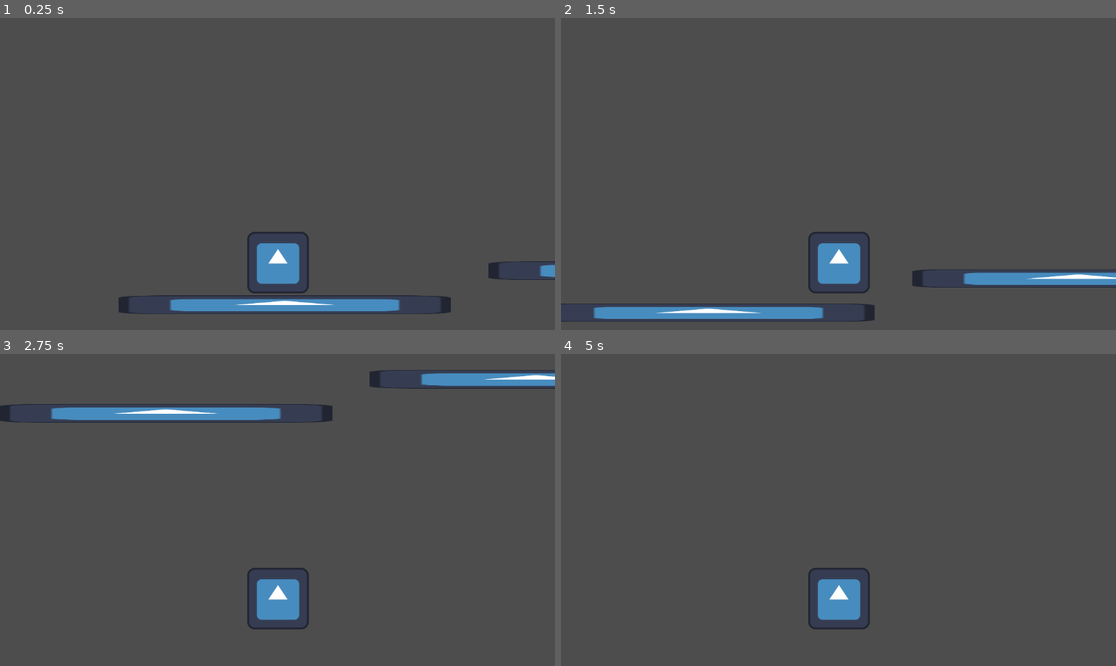
Above: before the commit, frames 1-4 (two rows, left to right).
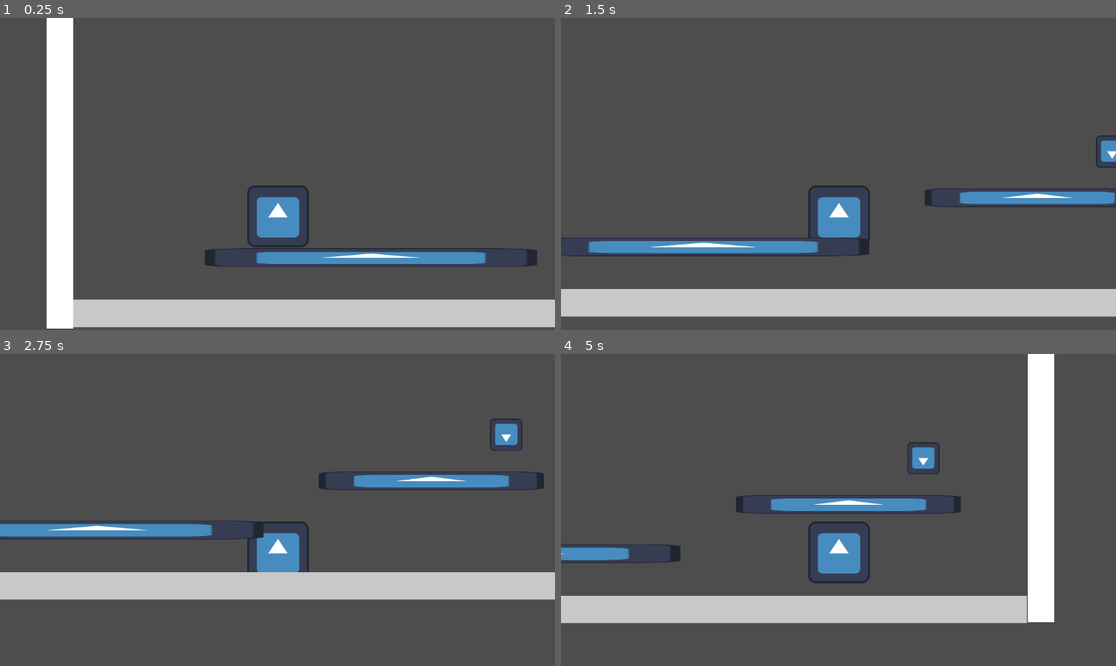
Above: after the commit, the same moments.

Repository: thomaswxu/adventures-in-scramble
Game: Godot game, scene res://Scenes/world.tscn
The game is run twice, just before and just after one commit, with the same random seed, the same clock (stepped at 60 frames per second) and the same inputs. The engine's default icon, where the game draws it, is replaced by a stand-in: a white triangle on a blue panel in a dark square.
Inputs:
- Up to frame 1 (0.25 s): no input
- Up to frame 2 (1.5 s): hold Down (fast_fall, bound only after the commit) 0.53-1.28 s; hold Right (move_right) from 0.53 s (still down); tap Up (jump) at 0.77 s; tap Down (fast_fall, bound only after the commit) at 1.35 s
- Up to frame 3 (2.75 s): tap Up (jump) at 1.52 s; release Right (move_right) at 2.03 s; hold Left (move_left) from 2.03 s (still down); hold Down (fast_fall, bound only after the commit) from 2.03 s (still down)
- Up to frame 4 (5 s): release Left (move_left) at 2.78 s; release Down (fast_fall, bound only after the commit) at 2.78 s; hold Right (move_right) 2.78-4.28 s; tap Down (fast_fall, bound only after the commit) at 2.85, 4.35 s; tap Up (jump) at 3.02, 3.77, 4.52 s; hold Down (fast_fall, bound only after the commit) 3.53-4.28 s; hold Left (move_left) from 4.28 s (still down)

The runs differ from the first frame. In frame 1, 17% of the frame differs, in the area x 8-100%, y 0-100%; in frame 2, 17%; in frame 3, 18%, in the area x 0-100%, y 5-89%; in frame 4, 16%.

Commit message:
Add fast fall and basic obstacle

Diff:
--- /dev/null
+++ b/AdventuresInScramble_GD/Scenes/obstacle.tscn
@@ -0,0 +1,22 @@
+[gd_scene load_steps=4 format=3 uid="uid://bfpt2vyrkk6m0"]
+
+[ext_resource type="Texture2D" uid="uid://ch7irsohocc3k" path="res://icon.svg" id="1_3oqop"]
+[ext_resource type="Script" path="res://Scripts/obstacle.gd" id="1_oghdf"]
+
+[sub_resource type="RectangleShape2D" id="RectangleShape2D_pcqvg"]
+size = Vector2(67, 66)
+
+[node name="Obstacle" type="Area2D"]
+script = ExtResource("1_oghdf")
+
+[node name="Sprite2D" type="Sprite2D" parent="."]
+position = Vector2(-2.38419e-07, -34)
+rotation = 3.14159
+scale = Vector2(0.523438, 0.523437)
+texture = ExtResource("1_3oqop")
+
+[node name="CollisionShape2D" type="CollisionShape2D" parent="."]
+position = Vector2(-0.5, -34)
+shape = SubResource("RectangleShape2D_pcqvg")
+
+[connection signal="body_entered" from="." to="." method="_on_body_entered"]
--- a/AdventuresInScramble_GD/Scenes/player.gd
+++ b/AdventuresInScramble_GD/Scenes/player.gd
@@ -1,8 +1,9 @@
 extends CharacterBody2D
 
 # Constants
-const SPEED = 300.0
-const JUMP_VELOCITY = -400.0
+const SPEED = 500.0
+const JUMP_VELOCITY = -600.0
+const FAST_FALL_VELOCITY = 2000
 
 # Get the gravity from the project settings to be synced with RigidBody nodes.
 var gravity = ProjectSettings.get_setting("physics/2d/default_gravity") # 980, dir (0, 1)
@@ -16,6 +17,9 @@
 	if Input.is_action_just_pressed("jump") and is_on_floor():
 		velocity.y = JUMP_VELOCITY
 
+	if Input.is_action_pressed("fast_fall") and not is_on_floor():
+		velocity.y = FAST_FALL_VELOCITY
+
 	# Get the input direction and handle the movement/deceleration.
 	# As good practice, you should replace UI actions with custom gameplay actions.
 	var direction = Input.get_axis("move_left", "move_right")
--- a/AdventuresInScramble_GD/Scenes/player.tscn
+++ b/AdventuresInScramble_GD/Scenes/player.tscn
@@ -19,4 +19,4 @@
 shape = SubResource("CapsuleShape2D_14j04")
 
 [node name="Camera2D" type="Camera2D" parent="."]
-position = Vector2(0, -230)
+position = Vector2(0, -134)
--- a/AdventuresInScramble_GD/Scenes/world.tscn
+++ b/AdventuresInScramble_GD/Scenes/world.tscn
@@ -1,40 +1,93 @@
-[gd_scene load_steps=5 format=3 uid="uid://dhr2q5nsxc61c"]
+[gd_scene load_steps=9 format=3 uid="uid://dhr2q5nsxc61c"]
 
 [ext_resource type="PackedScene" uid="uid://c7qmffwt3wwoc" path="res://Scenes/player.tscn" id="1_qg0nq"]
 [ext_resource type="Texture2D" uid="uid://ch7irsohocc3k" path="res://icon.svg" id="2_8tuhx"]
+[ext_resource type="PackedScene" uid="uid://bfpt2vyrkk6m0" path="res://Scenes/obstacle.tscn" id="3_hsknj"]
 
 [sub_resource type="QuadMesh" id="QuadMesh_gw66k"]
 
 [sub_resource type="RectangleShape2D" id="RectangleShape2D_pcoj7"]
 size = Vector2(691, 37)
 
+[sub_resource type="RectangleShape2D" id="RectangleShape2D_ief5p"]
+size = Vector2(466.875, 37)
+
+[sub_resource type="RectangleShape2D" id="RectangleShape2D_8t755"]
+size = Vector2(1679, 48)
+
+[sub_resource type="RectangleShape2D" id="RectangleShape2D_62kl7"]
+size = Vector2(57, 3349)
+
 [node name="World" type="Node2D"]
 
 [node name="Player" parent="." instance=ExtResource("1_qg0nq")]
 position = Vector2(422, 484)
 
-[node name="StaticBody2D" type="StaticBody2D" parent="."]
-position = Vector2(4, 10)
+[node name="Platform" type="StaticBody2D" parent="."]
+position = Vector2(616, 562)
 
-[node name="MeshInstance2D" type="MeshInstance2D" parent="StaticBody2D"]
-position = Vector2(433.188, 548.438)
+[node name="MeshInstance2D" type="MeshInstance2D" parent="Platform"]
+position = Vector2(0.1875, -5.5625)
 scale = Vector2(690.375, -38.875)
 mesh = SubResource("QuadMesh_gw66k")
 texture = ExtResource("2_8tuhx")
 
-[node name="CollisionShape2D" type="CollisionShape2D" parent="StaticBody2D"]
-position = Vector2(433.375, 548.875)
+[node name="CollisionShape2D" type="CollisionShape2D" parent="Platform"]
+position = Vector2(0.374512, -5.12549)
 shape = SubResource("RectangleShape2D_pcoj7")
 
-[node name="StaticBody2D2" type="StaticBody2D" parent="."]
-position = Vector2(772, -61)
+[node name="Platform2" type="StaticBody2D" parent="."]
+position = Vector2(1196, 448)
 
-[node name="MeshInstance2D" type="MeshInstance2D" parent="StaticBody2D2"]
-position = Vector2(433.188, 548.438)
-scale = Vector2(690.375, -38.875)
+[node name="MeshInstance2D" type="MeshInstance2D" parent="Platform2"]
+position = Vector2(113.687, 6.4375)
+scale = Vector2(467.375, -38.875)
 mesh = SubResource("QuadMesh_gw66k")
 texture = ExtResource("2_8tuhx")
 
-[node name="CollisionShape2D" type="CollisionShape2D" parent="StaticBody2D2"]
-position = Vector2(433.375, 548.875)
-shape = SubResource("RectangleShape2D_pcoj7")
+[node name="CollisionShape2D" type="CollisionShape2D" parent="Platform2"]
+position = Vector2(114.437, 6.87451)
+shape = SubResource("RectangleShape2D_ief5p")
+
+[node name="Floor" type="StaticBody2D" parent="."]
+position = Vector2(837, 665)
+
+[node name="CollisionShape2D" type="CollisionShape2D" parent="Floor"]
+position = Vector2(-1, 7)
+shape = SubResource("RectangleShape2D_8t755")
+
+[node name="ColorRect" type="ColorRect" parent="Floor"]
+offset_left = -839.0
+offset_top = -21.0
+offset_right = 843.0
+offset_bottom = 36.0
+color = Color(0.784314, 0.784314, 0.784314, 1)
+
+[node name="LeftWall" type="StaticBody2D" parent="."]
+position = Vector2(-30, 703)
+
+[node name="ColorRect" type="ColorRect" parent="LeftWall"]
+offset_left = -27.0
+offset_top = -3350.0
+offset_right = 28.0
+offset_bottom = 1.0
+
+[node name="CollisionShape2D" type="CollisionShape2D" parent="LeftWall"]
+position = Vector2(-0.5, -1674.5)
+shape = SubResource("RectangleShape2D_62kl7")
+
+[node name="RightWall" type="StaticBody2D" parent="."]
+position = Vector2(1709, 698)
+
+[node name="ColorRect" type="ColorRect" parent="RightWall"]
+offset_left = -27.0
+offset_top = -3350.0
+offset_right = 28.0
+offset_bottom = 1.0
+
+[node name="CollisionShape2D" type="CollisionShape2D" parent="RightWall"]
+position = Vector2(-0.5, -1674.5)
+shape = SubResource("RectangleShape2D_62kl7")
+
+[node name="Obstacle" parent="." instance=ExtResource("3_hsknj")]
+position = Vector2(1465, 393)
--- /dev/null
+++ b/AdventuresInScramble_GD/Scripts/obstacle.gd
@@ -0,0 +1,14 @@
+extends Area2D
+
+# Called when the node enters the scene tree for the first time.
+func _ready():
+	randomize()
+
+# Called every frame. 'delta' is the elapsed time since the previous frame.
+func _process(delta):
+	pass
+
+
+func _on_body_entered(body):
+	if "Player" in body.name:
+		print("player entered")
--- a/AdventuresInScramble_GD/project.godot
+++ b/AdventuresInScramble_GD/project.godot
@@ -32,6 +32,11 @@
 "events": [Object(InputEventKey,"resource_local_to_scene":false,"resource_name":"","device":-1,"window_id":0,"alt_press …(182 unchanged characters)…
 ]
 }
+fast_fall={
+"deadzone": 0.5,
+"events": [Object(InputEventKey,"resource_local_to_scene":false,"resource_name":"","device":-1,"window_id":0,"alt_pressed":false,"shift_pressed":false,"ctrl_pressed":false,"meta_pressed":false,"pressed":false,"keycode":0,"physical_keycode":4194322,"key_label":0,"unicode":0,"echo":false,"script":null)
+]
+}
 
 [rendering]
 
